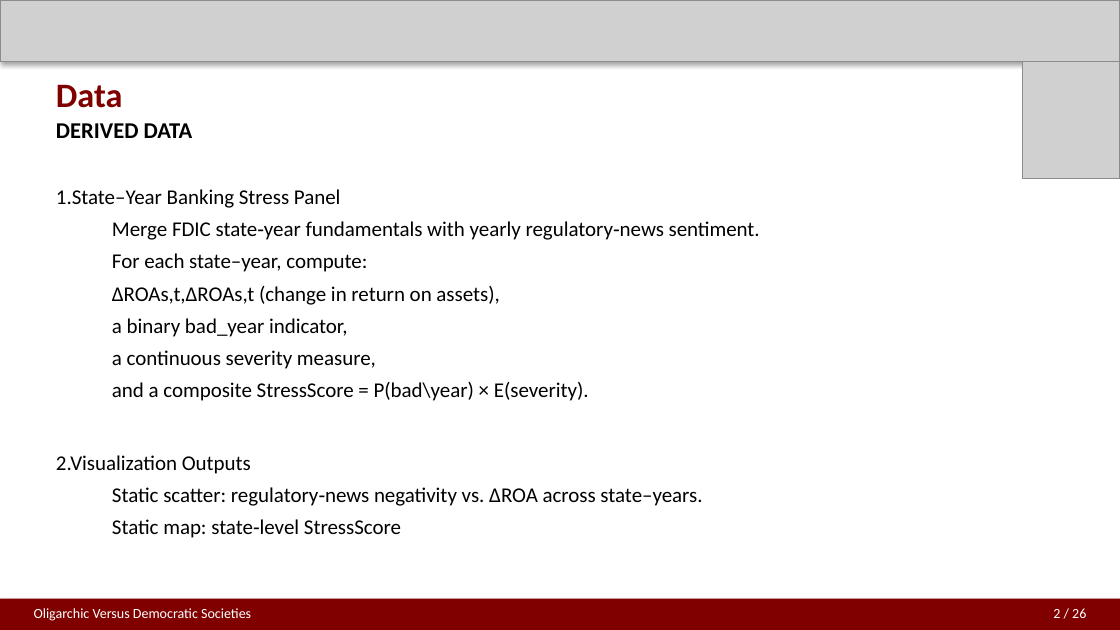
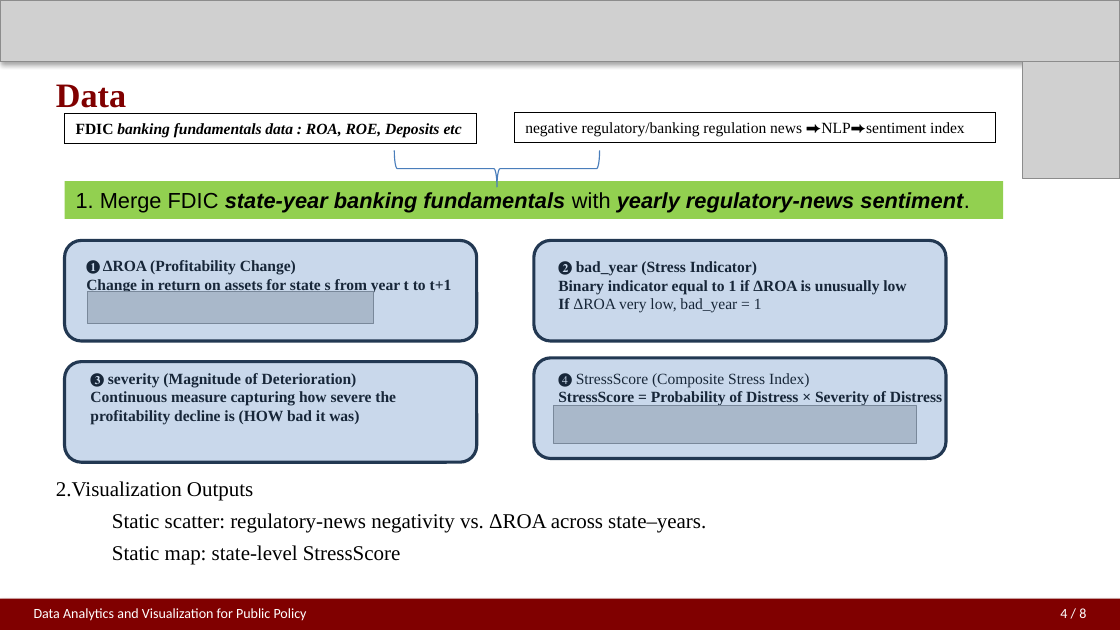
Before and after one commit to jiayuzhao05/Final-project-PPHA30538, a slide deck: slide 4 of final project w2.pptx. Drawn at 1120x630 pixels with LibreOffice and Linux fonts; fonts in the diff are those of the drawing; grey boxes stand for pictures. Boxes give left, top, right and bottom in pixels: in the first picture for what was removed or moved away, otherwise in the second. Text is boxed around its words. In the diff, an @@ line names an element or a change of style, - is before the commit and + after.

```diff
--- a/final project w2.pptx
+++ b/final project w2.pptx
@@ text "Data" at bbox=[56, 84, 126, 114]: font Calibri to Times New Roman @@
@@ rectangle added at bbox=[65, 113, 477, 143], outline #000000 0.75 pt, 10 pt, text #000000, bold, italic @@
+FDIC banking fundamentals data : ROA, ROE, Deposits etc
@@ rectangle added at bbox=[514, 113, 996, 143], outline #000000 0.75 pt, 10 pt, text #000000 @@
+negative regulatory/banking regulation news ⮕NLP⮕sentiment index
@@ text at bbox=[56, 123, 760, 401]: paragraphs removed @@
-DERIVED DATA
-1.State–Year Banking Stress Panel
-Merge FDIC state‑year fundamentals with yearly regulatory‑news sentiment.
-For each state–year, compute:
-ΔROAs,t,ΔROAs,t (change in return on assets),
-a binary bad_year indicator,
-a continuous severity measure,
-and a composite StressScore = P(bad\year) × E(severity).
@@ right brace added at bbox=[394, 150, 599, 187], outline #4B7EBC 0.75 pt @@
@@ rectangle added at bbox=[65, 181, 1004, 220], fill #92D050, 14 pt, text #000000, bold, italic @@
+1. Merge FDIC state-year banking fundamentals with yearly regulatory-news sentiment.
@@ rounded rectangle added at bbox=[65, 241, 477, 342], fill #4F81BD at 30% opacity, outline #233953 2 pt @@
@@ text added at bbox=[86, 258, 452, 293], 10 pt, text #000000, bold @@
+❶ ΔROA (Profitability Change)
+Change in return on assets for state s from year t to t+1
@@ rounded rectangle added at bbox=[534, 241, 946, 342], fill #4F81BD at 30% opacity, outline #233953 2 pt @@
@@ text added at bbox=[558, 259, 906, 313], 10 pt, text #000000, bold @@
+❷ bad_year (Stress Indicator)
+Binary indicator equal to 1 if ΔROA is unusually low
+If ΔROA very low, bad_year = 1
@@ picture added at bbox=[87, 291, 373, 324] @@
@@ rounded rectangle added at bbox=[534, 358, 946, 459], fill #4F81BD at 30% opacity, outline #233953 2 pt @@
@@ rounded rectangle added at bbox=[65, 362, 477, 463], fill #4F81BD at 30% opacity, outline #233953 2 pt @@
@@ text added at bbox=[90, 371, 396, 425], 10 pt, text #000000, bold @@
+❸ severity (Magnitude of Deterioration)
+Continuous measure capturing how severe the profitability decline is (HOW bad it was)
@@ text added at bbox=[558, 371, 942, 406], 10 pt, text #000000, bold @@
+❹ StressScore (Composite Stress Index)
+StressScore = Probability of Distress × Severity of Distress
@@ picture added at bbox=[553, 405, 916, 444] @@
@@ text "2.Visualization Outputs" at bbox=[56, 481, 706, 565]: font Calibri to Times New Roman @@
@@ text "2.Visualization Outputs": place and size @@
-text "2.Visualization Outputs" at bbox=[56, 123, 760, 538]
+text "2.Visualization Outputs" at bbox=[56, 481, 706, 565]
@@ text at bbox=[34, 608, 307, 621]: text changed @@
-Oligarchic Versus Democratic Societies
+Data Analytics and Visualization for Public Policy
@@ text at bbox=[1060, 608, 1086, 618]: text changed @@
-2 / 26
+4 / 8
```
Also in this commit, not shown: 7 other slides changed, 1 other file.
